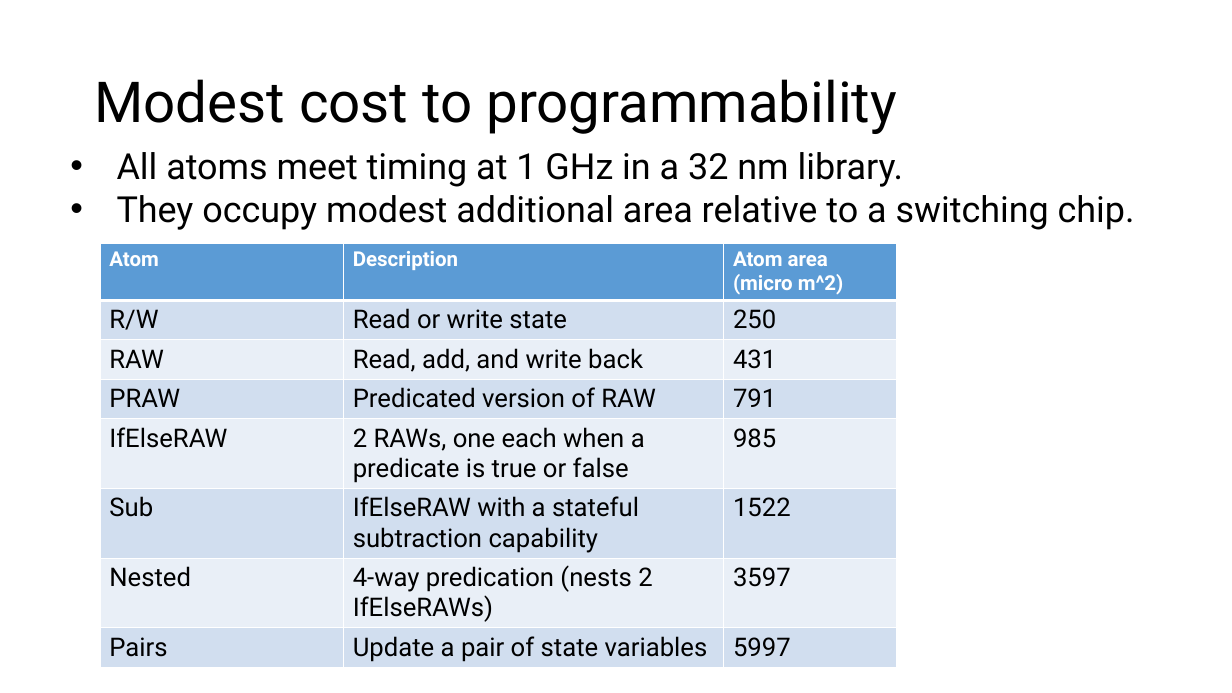
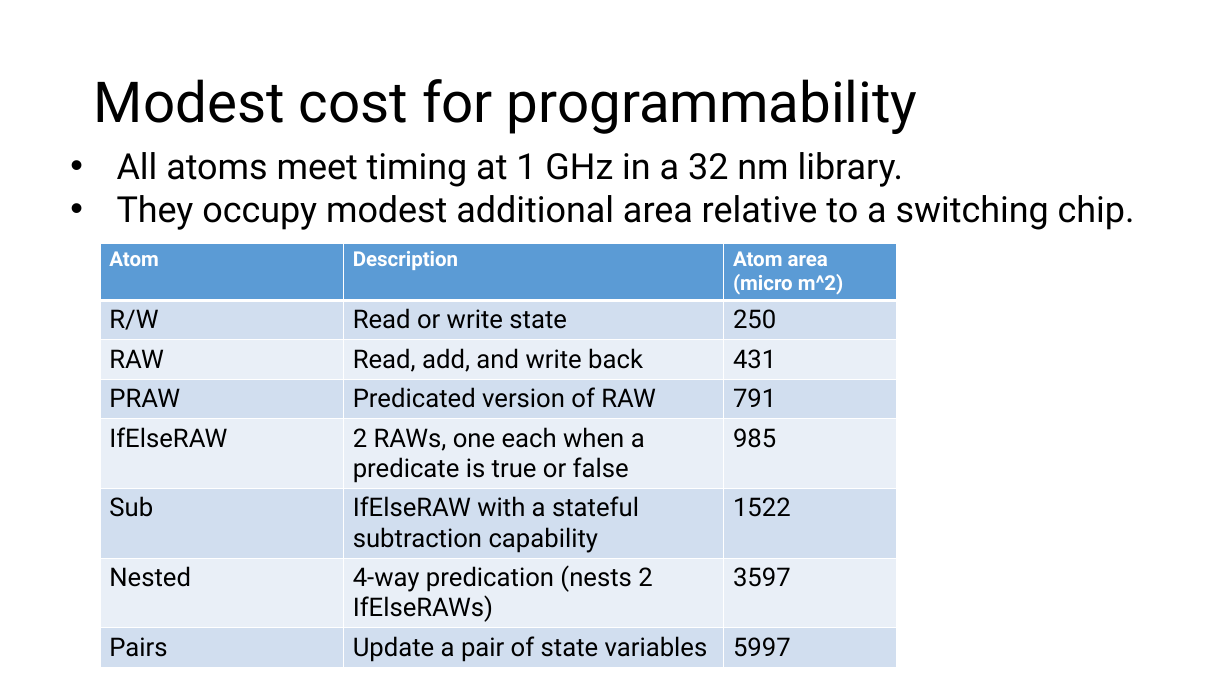
Before and after one commit to anirudhSK/pifo-domino-marple-ppts, a slide deck: slide 23 of domino_sigcomm.pptx. Drawn at 1232x693 pixels with LibreOffice and Linux fonts; fonts in the diff are those of the drawing. Boxes give left, top, right and bottom in pixels: in the first picture for what was removed or moved away, otherwise in the second. Text is boxed around its words. In the diff, an @@ line names an element or a change of style, - is before the commit and + after.

```diff
--- a/domino_sigcomm.pptx
+++ b/domino_sigcomm.pptx
@@ title at box(94, 79, 917, 134): text changed @@
-Modest cost to programmability
+Modest cost for programmability
```
Also in this commit, not shown: 1 other slide changed.
